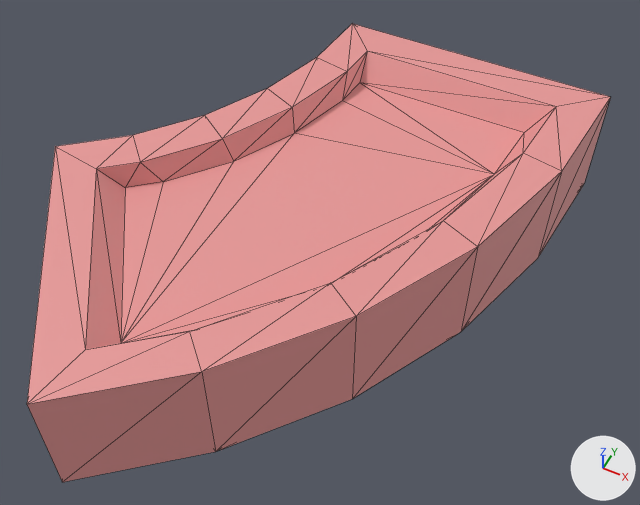
A saved change to the glTF model Systems Offline/systems-offline/src/3d/Assets/General reuseable assets/Keypad/Key no 3.glb.
Before and after are seen from a 50 mm camera at (0.32, -0.342, 0.329) aimed at (0.208, -0.118, 0.049). Lighting does not change. The marker at lower right points along +X, +Y and +Z. The first picture is the older version. Mesh edges are drawn as thin lines. Where no turn or scale is listed for an object, it has been applied to the vertices. Vertices at exactly the same position are counted once.

Names of what the first picture shows: 'Key no 3'.
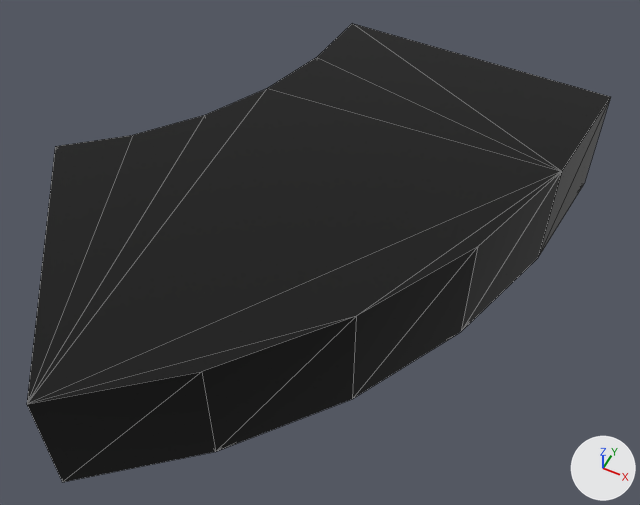
Location of each change, (x1, y1, x2, y2) in pixels of the pictures (640 x 505 px):
'Key no 3', recoloured, reshaped (pink to black): (27, 24, 611, 482) in both
part 1 of me_circle_006, built on: (27, 24, 610, 404) in both

Edits to the bpy script that builds the scene:
```text
Change mat_material:
    mat_material.base_color: (0.8, 0.314, 0.309) -> (0.0, 0.0, 0.0)  # pink #e79897 -> black #000000
Change me_circle_006:
    used by ob_key_no_3; location = (0.0, 0.0, 0.0249)
    remove me_circle_006.from_pydata(...)  # 48 vertices, 92 faces; spans x 0.092..0.294, y -0.245..0.0, z 0.0..0.054
    add me_circle_006.from_pydata(...)  # 24 vertices, 44 faces; spans x 0.092..0.294, y -0.245..0.0, z 0.0..0.054
    me_circle_006 part 1
    24 vertices are removed from x 0.116..0.275, y -0.218..-0.018, z 0.043..0.054
    58 faces are deleted
    10 new faces join them
```
